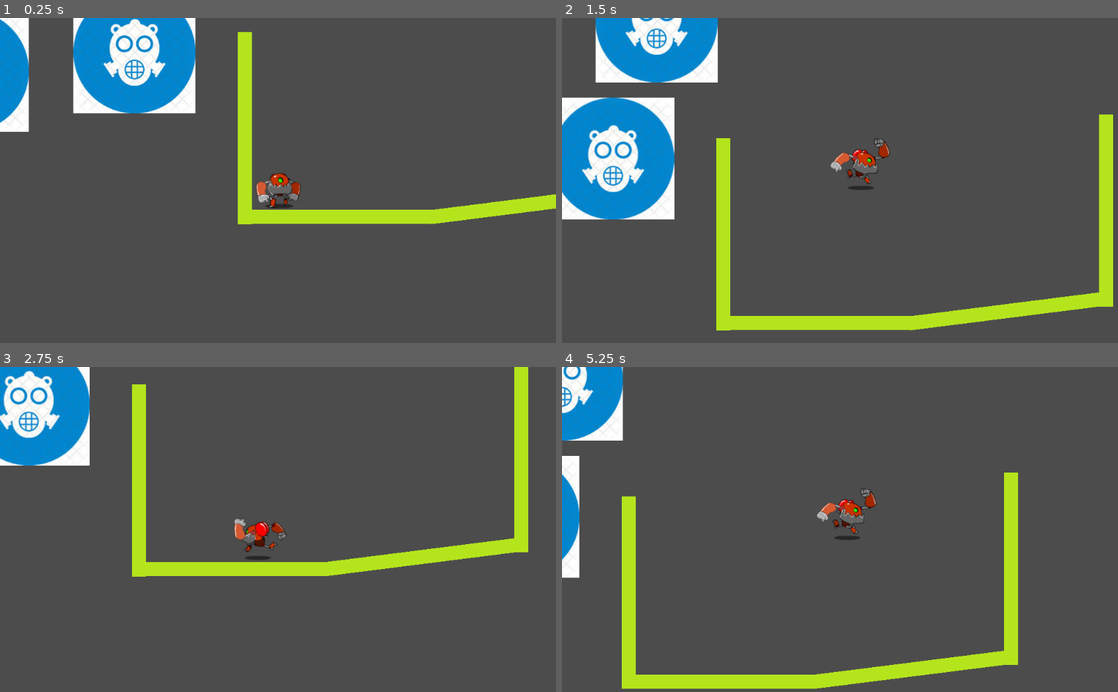
Above: before the commit, frames 1-4 (two rows, left to right).
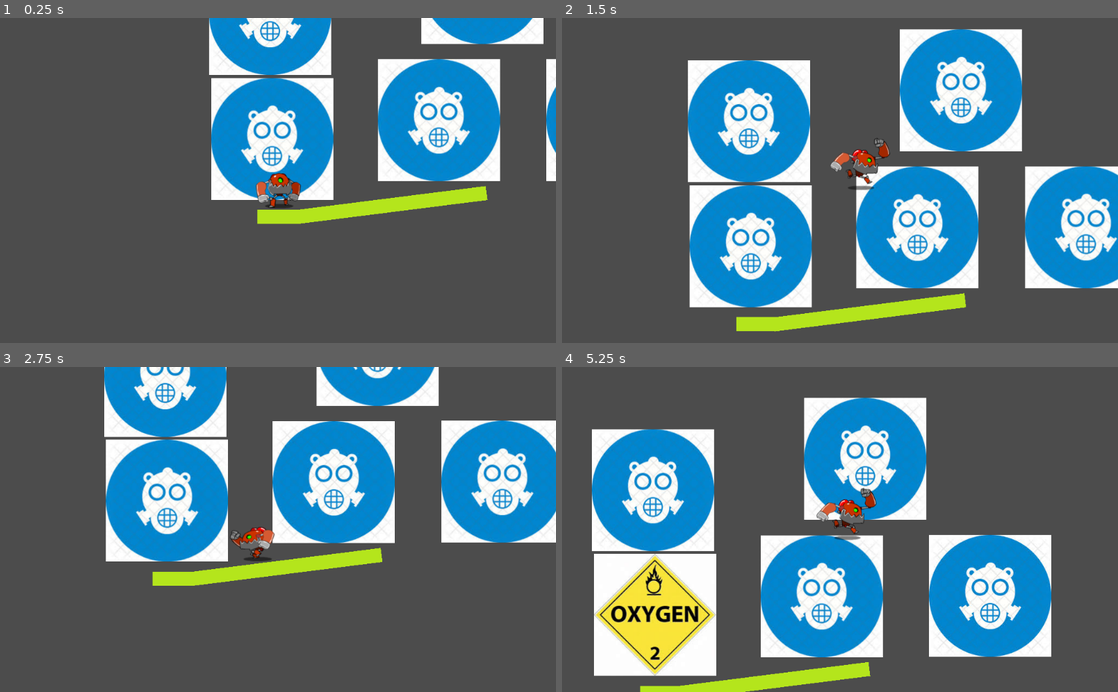
Above: after the commit, the same moments.

Repository: ceco-fmedia/flyfly
Game: Godot game, scene res://MainScene.tscn
Same seed, same stepped clock (60 frames per second), same inputs: the game is played once before the commit and once after it.
Inputs:
- Up to frame 1 (0.25 s): no input
- Up to frame 2 (1.5 s): hold Right (ui_right) from 0.53 s (still down); tap Up (ui_up) at 0.77 s
- Up to frame 3 (2.75 s): tap Up (ui_up) at 1.52 s; release Right (ui_right) at 2.03 s; hold Left (ui_left) from 2.03 s (still down)
- Up to frame 4 (5.25 s): release Left (ui_left) at 2.78 s; hold Right (ui_right) 2.78-4.28 s; tap Up (ui_up) at 3.02, 3.77, 4.52 s; hold Left (ui_left) 4.28-5.03 s; hold Right (ui_right) from 5.03 s (still down)

The runs differ from the first frame. In frame 1, 34% of the frame differs, in the area x 0-100%, y 0-64%; in frame 2, 55%, in the area x 0-100%, y 0-97%; in frame 3, 40%; in frame 4, 47%.

Commit message:
wip hull hit

Diff:
--- a/MainScene.gd
+++ b/MainScene.gd
@@ -2,21 +2,29 @@
 const UTILITY_LIST = {'oxygen_scrubber':{'level':null, 'health':null},
 					 'engine':{'level':null, 'health':null},
 					'lights':{'level':null, 'health':null},
+					'hull':{'level':null, 'health':null},
 					'gravity_generator':{'level':null, 'health':null}}
-const DEAD_IN_THE_WATER = 50
-const STILL_GOOD = 30
+const DEAD_IN_THE_WATER = 30
+const STILL_GOOD = 50
 const MINIMUM_REST_SECONDS = 3
+const MINIMUM_HULL_BREACH_SECONDS = 2
+const LASER_DMG = 20
+const DEBRIS_DMG = 5
+const DEBRIS_CHANCE = 50
 var can_use_scrubber = false
 var can_use_engine = false
 var can_use_gravity_generator = false
 var can_use_lights = false
+var can_use_hull = false
 var fire_list = []
 var o2_instance = null
+var hull_instance = null
 var engine_instance = null
 var lights_instance = null
 var grav_instance = null
 var player_instance = null
 var seconds_since_last_break = 0
+var seconds_since_hull_breach = 0
 
 
 func _ready():
@@ -27,44 +35,42 @@
 	lights_instance = get_node("lights")
 	grav_instance = get_node("gravity_generator")
 	player_instance = get_node("character")
+	hull_instance = get_node("hull")
 	$DirectorTimer.start()
-
 
 
 func _process(_delta):
 	pass
 
 func _infront_oxygen_scrubber():
-	o2_instance.change_level(2)
 	can_use_scrubber = true
 
 func _out_of_oxygen_scrubber():
-	o2_instance.change_level(1)
 	can_use_scrubber = false
 
 func _infront_gravity_generator():
-	grav_instance.change_level(2)
 	can_use_gravity_generator = true
 
 func _out_of_gravity_generator():
-	grav_instance.change_level(1)
 	can_use_gravity_generator = false
 
 func _infront_engine():
 	can_use_scrubber = true
-	engine_instance.change_level(2)
 
 func _out_of_engine():
 	can_use_scrubber = false
-	engine_instance.change_level(1)
 
 func _infront_lights():
 	can_use_lights = true
-	.change_level(2)
 
 func _out_of_lights():
 	can_use_lights = false
-	lights_instance.change_level(1)
+
+func _infront_hull():
+	can_use_hull = true
+
+func _out_of_hull():
+	can_use_hull = false
 
 func _subscribe_to_usage_signals():
 	for utility in UTILITY_LIST:
@@ -81,7 +87,7 @@
 func will_crack():
 	if seconds_since_last_break<=MINIMUM_REST_SECONDS:
 		return false
-	var chance = DEAD_IN_THE_WATER if UTILITY_LIST['engine']['level']==2 else STILL_GOOD
+	var chance = DEAD_IN_THE_WATER if UTILITY_LIST['engine']['level']==3 else STILL_GOOD
 	var dice = randi()%100
 	return dice > chance
 
@@ -89,6 +95,7 @@
 	var most_likely_to_crack = null
 	var most_distant = 0
 	for utility in UTILITY_LIST:
+		if utility == 'hull': continue # hull cracks on different logic
 		if UTILITY_LIST[utility]['level'] == 1:
 			var distance = distance_from_player(utility)
 			if distance > most_distant:
@@ -101,11 +108,46 @@
 	if most_likely_to_crack and will_crack():
 		print('cracked '+most_likely_to_crack)
 		UTILITY_LIST[most_likely_to_crack]['level'] = 2
+		get_node(most_likely_to_crack).change_level(2)
 		seconds_since_last_break = 0
 		return true
 	else:
 		seconds_since_last_break += 1
 		return false
 
+func damage_to_hull():
+	if seconds_since_hull_breach>= MINIMUM_HULL_BREACH_SECONDS:
+		seconds_since_hull_breach+=1
+		return false
+	var hull_hp = UTILITY_LIST['hull']['health']
+	var laser_chance = DEAD_IN_THE_WATER if UTILITY_LIST['engine']['level']==2 else STILL_GOOD
+	var dice = randi()%100
+	var dmg = 0
+	if dice > laser_chance:
+		dmg = LASER_DMG
+		print("hit_by_laser")
+	elif randi()%100 > DEBRIS_CHANCE:
+		dmg = DEBRIS_DMG
+		print("hit_by_debris")
+	if dmg:
+		hull_hp -= dmg
+		if hull_hp<=0:
+			if UTILITY_LIST['hull']['level'] == 3:
+				print("DEAD to HULL BREACH")
+			else:
+				print("HULL BREACH level "+ str(UTILITY_LIST['hull']['level']))
+				UTILITY_LIST['hull']['level'] += 1
+				hull_instance.change_level(UTILITY_LIST['hull']['level'])
+				UTILITY_LIST['hull']['health'] = 100
+		else:
+			UTILITY_LIST['hull']['health'] = hull_hp
+		seconds_since_hull_breach = 0
+		return true
+	seconds_since_hull_breach += 1
+	return false
+
+
+
 func _on_DirectorTimer_timeout():
 	var is_system_cracked = handle_cracking()
+	var is_hull_hit = damage_to_hull()
--- a/MainScene.tscn
+++ b/MainScene.tscn
@@ -7,9 +7,13 @@
 [ext_resource path="res://engine.tscn" type="PackedScene" id=5]
 [ext_resource path="res://Assets/Character/Character.tscn" type="PackedScene" id=6]
 [ext_resource path="res://Assets/Platform/Platform.tscn" type="PackedScene" id=7]
+[ext_resource path="res://hull.tscn" type="PackedScene" id=8]
 
 [node name="Node2D" type="Node2D"]
 script = ExtResource( 1 )
+
+[node name="hull" parent="." instance=ExtResource( 8 )]
+position = Vector2( 706.943, 385.879 )
 
 [node name="oxygen_scrubber" parent="." instance=ExtResource( 2 )]
 position = Vector2( 89.6088, 420.959 )
@@ -24,26 +28,15 @@
 position = Vector2( 476.847, 133.174 )
 
 [node name="character" parent="." instance=ExtResource( 6 )]
-position = Vector2( 661, 619.368 )
+position = Vector2( 100.474, 494.105 )
 
 [node name="platform1" parent="." instance=ExtResource( 7 )]
-position = Vector2( 765.842, 690.368 )
-scale = Vector2( 5, 1 )
+position = Vector2( 98.4737, 565.105 )
 
 [node name="platform2" parent="." instance=ExtResource( 7 )]
-position = Vector2( 1117.95, 668.526 )
+position = Vector2( 308.474, 543.263 )
 rotation = -0.125664
 scale = Vector2( 5, 1 )
 
-
 [node name="DirectorTimer" type="Timer" parent="."]
 [connection signal="timeout" from="DirectorTimer" to="." method="_on_DirectorTimer_timeout"]
-[node name="platform3" parent="." instance=ExtResource( 7 )]
-position = Vector2( 1304.26, 482.21 )
-rotation = 1.5708
-scale = Vector2( 5, 1 )
-
-[node name="platform4" parent="." instance=ExtResource( 7 )]
-position = Vector2( 600.053, 526.421 )
-rotation = 1.5708
-scale = Vector2( 5, 1 )
Not shown: 1 places in MainScene.tscn that only renumber resources
